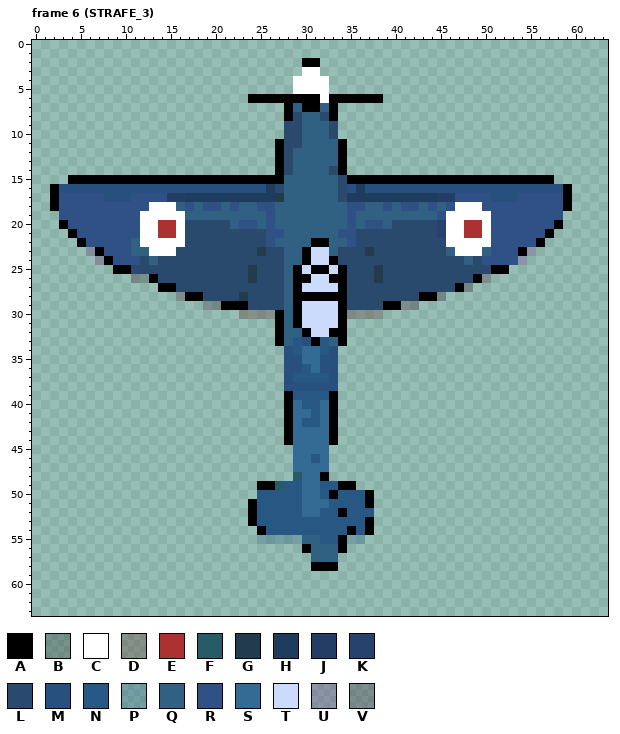
Pixel-art file: aseprite/spitfire.aseprite. The first picture shows the starting point.
64x64 pixels, 16 frames. Colours within 5 levels of each other are drawn and written as one. Shown: frame 6 (STRAFE_3). The commit also changed other frames, which this record leaves out.
Visible layers, top first: "Layer 2", "Layer 3" opacity 33% overlay, "Layer 1".
Palette (. is transparent): A #000000  B #323c3954  C #ffffff  D #66393154  E #ac3232  F #295a68  G #223b4d  H #1e3c5e  J #233d64  K #26436f  L #294a6c  M #28507e  N #265883  P #30608254  Q #306082  R #2f5185  S #336b94  T #cbdbfc  U #76428a54  V #45283c54
Pixels before, frame 6 (STRAFE_3) (only the part around the change), first column x 0:
 0 ................................................................
 1 ................................................................
 2 ..............................AA................................
 3 ..............................CC................................
 4 .............................CCCC...............................
 5 .............................CCCC...............................
 6 ........................AAAAAAAACAAAAAA.........................
 7 ............................AQAAQA..............................
 8 ............................ALQQLA..............................
 9 ............................LLQQQL..............................
10 ............................LLQQQL..............................
11 ...........................ALLQQQQA.............................
12 ...........................ALQQQQQA.............................
13 ...........................ALQQQQQA.............................
14 ...........................ALQQQQLA.............................
15 ....AAAAAAAAAAAAAAAAAAAAAAAAQQQQQQLAAAAAAAAAAAAAAAAAAAAAAA......
16 ..AMMMMMMMMMMMMMMMMMMMMMMMHLQQQQQQLMHMMMMMMMMMMMMMMMMMMMMMMA....
17 ..ARRRRRMMMRRRRJJHHHHHHHHHHGQQQQQQLHHHHHHHHHHJJRRRRMMMRRRRRA....
18 ..ARRRRRRRRRRCCCQRQRRQRQQRRQQQQQQQQRRQQRQRRQRQRCCCRRRRRRRRRA....
19 ...RRRRRRRRRCCCCCQQQQQQQQQRQQQQQQQQRQQQQQQQQQRCCCCCRRRRRRRR.....
20 ...ARRRRRRRRCCEECLLLLLQRRQRQQQQQQQQRQRRQLLLLLKCCEECRRRRRRRA.....
21 ....ARRRRRRRCCEECLLLLLLLLLRRQQQQQQRRLLLLLLLLLKCCEECRRRRRRA......
22 .....ARRRRRQCCCCCLLLLLLLLLRQQQQAAQQRLLLLLLLLLLCCCCCRRRRRA.......
23 ......UARRRQQCCCLLLLLLLLLGLLQQATTQLLLGLLLLLLLLQCCCQRRRAU........
24 .......UARRRLQLLLLLLLLLLLLLLQQATTALLLLLLLLLLLLLLQLRRRRU.........
25 .........AALLLLLLLLLLLLLGLLLQATAATALLLGLLLLLLLLLLLLAA...........
26 ...........VBALLLLLLLLLLGLLLQAATTAALLLGLLLLLLLLLLAV.............
27 ..............AALLLLLLLLLLLLQATTTTALLLLLLLLLLLLAV...............
28 ................VAALLLLGLLLLQAAAAAALLLLLLLLAAV..................
29 ...................VVAAALLLLQATTTTALLLLAAVV.....................
30 .......................DDDDAQATTTTADDDD.........................
31 ...........................AQATTTTA.............................
32 ...........................AQQATTAA.............................
33 ...........................AQNMANQA.............................
34 ............................MNSSNM..............................
35 ............................MMSSMM..............................
36 ............................MMNSMM..............................
37 ............................MNNNNM..............................
38 ............................MMMMMM..............................
39 ............................ANNNNA..............................
40 ............................ASNNSA..............................
41 ............................ASSNSA..............................
42 ............................ASNNSA..............................
43 ............................ASSSSA..............................
44 ............................ASSSSA..............................
45 .............................SSSS...............................
46 .............................SSNS...............................
47 .............................SSSS...............................
48 .............................FSSA...............................
49 .........................AAFNNSSNNAA............................
50 .........................NNNNNSSNANNNA..........................
51 ........................ANNNNNSSSNNNNA..........................
52 ........................ANNNNNSSNNANNN..........................
53 ........................ANNNNNNNNNNNNA..........................
54 .........................ANNNNNNNNNANA..........................
55 .........................PPPPPQQNNAPP...........................
56 ..............................AQQQA.............................
57 ...............................QQQ..............................
58 ...............................AAA..............................
59 ................................................................
60 ................................................................
61 ................................................................
62 ................................................................
63 ................................................................
After:
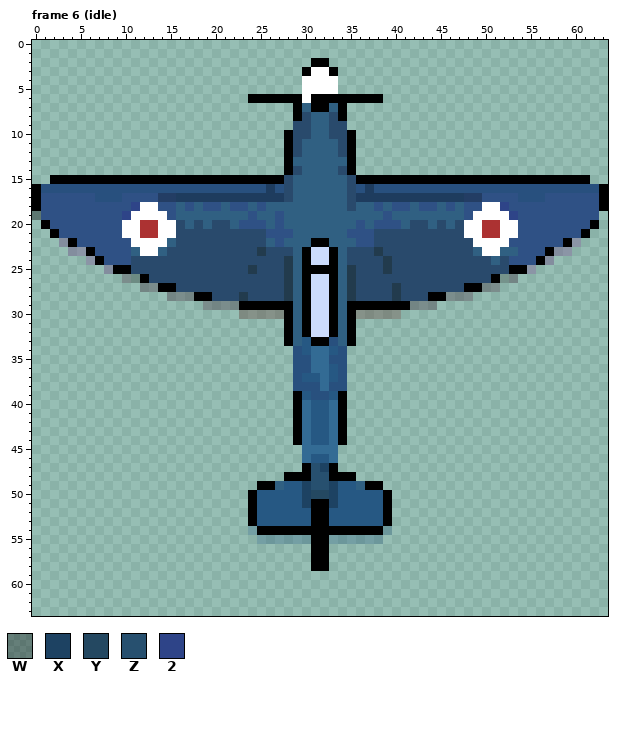
Colours new in this view: W #00000054  X #1d4262  Y #244861  Z #27506f  2 #2e4488
Difference:
Changed rows in their new state; - is an unchanged pixel.
Frame 6 (idle), layers "normals", "body":
first column x 0:
 2 ------------------------------.-A-------------------------------
 3 ------------------------------A-CA------------------------------
 4 -----------------------------.---C------------------------------
 5 -----------------------------.---C------------------------------
 6 ------------------------------C-A-------------------------------
 7 ----------------------------.AQ-AQA-----------------------------
 8 ----------------------------.AL-QLA-----------------------------
 9 ----------------------------.-L---L-----------------------------
10 ----------------------------A-L---LA----------------------------
11 ---------------------------.A-----LA----------------------------
12 ---------------------------.AL----LA----------------------------
13 ---------------------------.A-----QA----------------------------
14 ---------------------------.AL---QLA----------------------------
15 --AA------------------------L-----QL----------------------AAAA--
16 AMM------------------------ML-----QLMH---------------------MMMMA
17 ARR----M--R---J-H----------HL-----QL---------HHHJJ-RRRMMM--RRRRA
18 ARR--------2C-RR-------R--Q--------LQ-RQR-QR---QRRCC2------RRRRA
19 WRR-------2C---RQ-------R-QR-------Q---R-----QQQR--CC2-----RRRR-
20 -ARR------CCEECCLQ-Q-----RQR-------QRQ-RRQ--QLQLCCEECC----RRRRA-
21 --ARR-----CCEECCL-----------R-----Q-RR-------LLLCCEECC---RRRRA--
22 ---UAR-----C---QL---------QR-------QRR--------LLL--CC---RRRAU---
23 ----UUAR----C-QL------------L----AQ--LG-------LLLQCCQQRRRAUU----
24 ------UAR--L-L--------------G-----Q----G--------L-LQL-RRAU------
25 --------U-------------------GQA--AQG--LG-----------LLAAU--------
26 ----------VBAL----------L---GQ----QG--L----------LLABV----------
27 ------------VV--------------GQA--AQG----G------LAAVV------------
28 ---------------V-V-A--------GQ-TT-QG----G--L-AVVV---------------
29 ---------------------VV-AAAAAQA--AQAAAA--A-VV-------------------
30 ---------------------------DAQA--AQA---DD-----------------------
31 ---------------------------.AQA--AQA----------------------------
32 ---------------------------.A-----QA----------------------------
33 ---------------------------.AQN-AMQA----------------------------
34 ----------------------------.MN-SNM-----------------------------
35 ----------------------------.-M-S-M-----------------------------
36 ----------------------------.-M-SNM-----------------------------
37 ----------------------------.M--SNM-----------------------------
38 ----------------------------.---S-M-----------------------------
39 ----------------------------.A-MMNA-----------------------------
40 ----------------------------.AS-NSA-----------------------------
41 ----------------------------.A--NSA-----------------------------
42 ----------------------------.AS-NSA-----------------------------
43 ----------------------------.A-NNSA-----------------------------
44 ----------------------------.A-NNSA-----------------------------
45 -----------------------------.---S------------------------------
46 -----------------------------.--NS------------------------------
47 -----------------------------.AZXA------------------------------
48 ----------------------------AAAZZAAA----------------------------
49 ---------------------------Q--XZZXNNQAA-------------------------
50 ------------------------A-----XYYX---NNA------------------------
51 ------------------------------XAAX---NNA------------------------
52 ------------------------------NAA-N---NA------------------------
53 -------------------------------AA----NNA------------------------
54 ------------------------P-AAAAAAAAA-A-AP------------------------
55 ------------------------------PAAPP--PP-------------------------
56 ------------------------------.AA..-----------------------------
57 -------------------------------AA.------------------------------
58 ---------------------------------.------------------------------
Changed places in both pictures, as pixel boxes (x1, y1, x2, y2):
changed: (32, 58, 608, 571)
